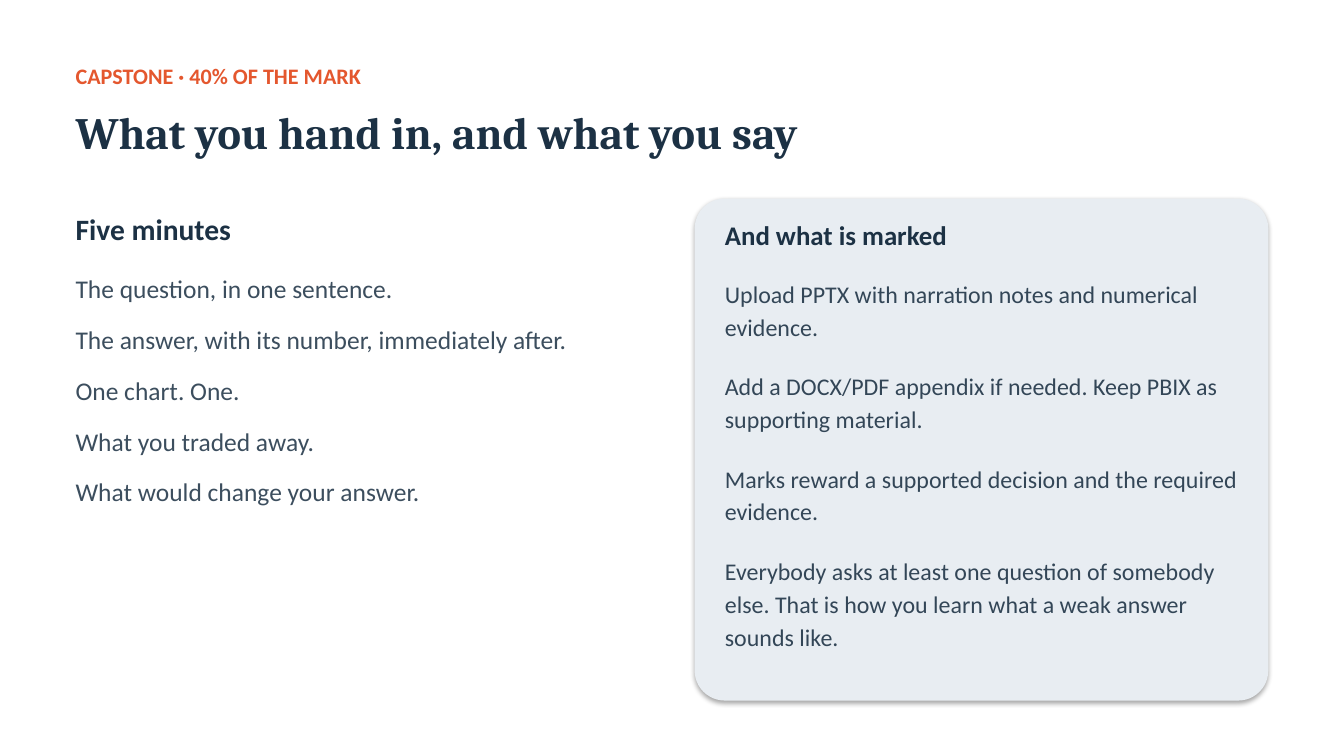
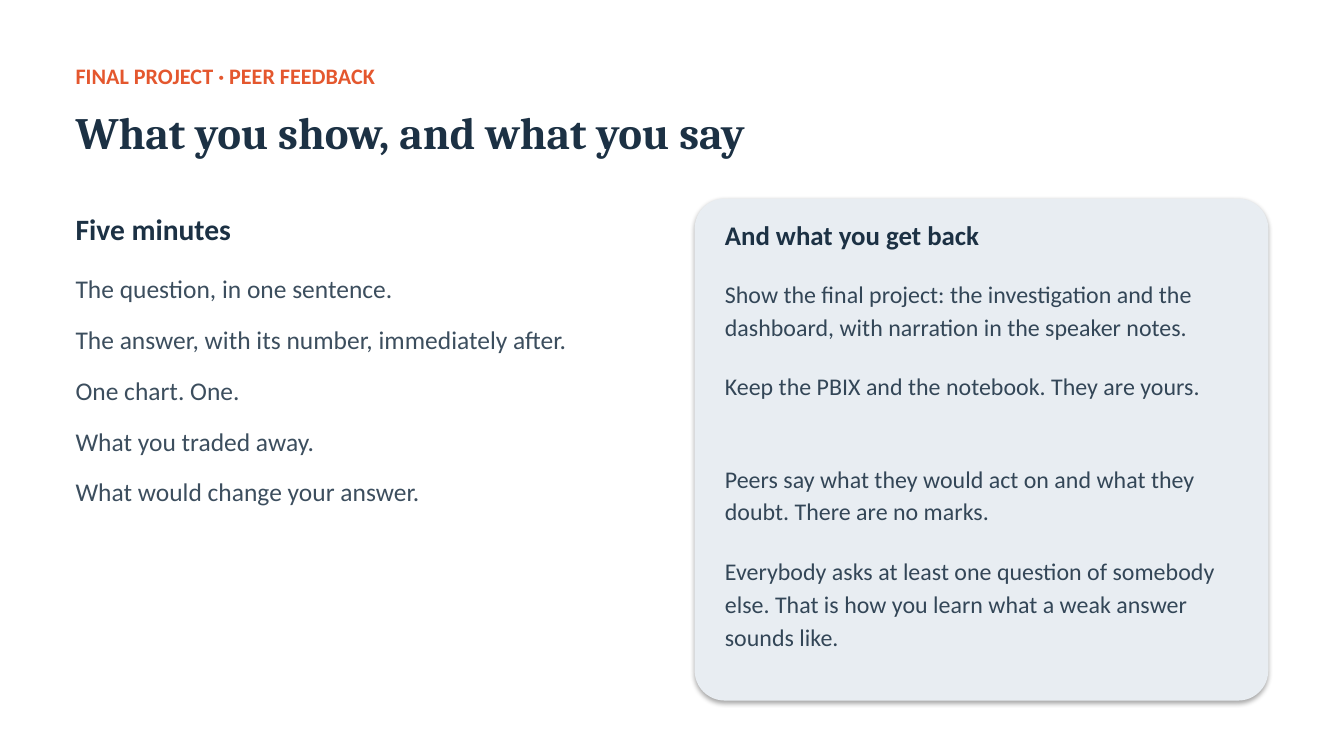
Before and after one commit to Jotham566/teaching-material, a slide deck: slide 18 of DataAnalysis_Track/decks/DA_S15_Measures_a_dashboard_and_presenting_it.pptx. Drawn at 1344x756 pixels with LibreOffice and Linux fonts; fonts in the diff are those of the drawing. Boxes give left, top, right and bottom in pixels: in the first picture for what was removed or moved away, otherwise in the second. Text is boxed around its words. In the diff, an @@ line names an element or a change of style, - is before the commit and + after.

```diff
--- a/DataAnalysis_Track/decks/DA_S15_Measures_a_dashboard_and_presenting_it.pptx
+++ b/DataAnalysis_Track/decks/DA_S15_Measures_a_dashboard_and_presenting_it.pptx
@@ text at (76, 69, 375, 84): text changed @@
-CAPSTONE · 40% OF THE MARK
+FINAL PROJECT · PEER FEEDBACK
@@ text at (76, 118, 744, 159): text changed @@
-What you hand in, and what you say
+What you show, and what you say
@@ text at (725, 226, 979, 250): text changed @@
-And what is marked
+And what you get back
@@ text at (725, 286, 1192, 340): text changed @@
-Upload PPTX with narration notes and numerical evidence.
+Show the final project: the investigation and the dashboard, with narration in the speaker notes.
@@ text at (725, 378, 1199, 399): text changed @@
-Add a DOCX/PDF appendix if needed. Keep PBIX as supporting material.
+Keep the PBIX and the notebook. They are yours.
@@ text at (725, 471, 1194, 520): text changed @@
-Marks reward a supported decision and the required evidence.
+Peers say what they would act on and what they doubt. There are no marks.
```
Also in this commit, not shown: 5 other slides changed, 40 other files.
